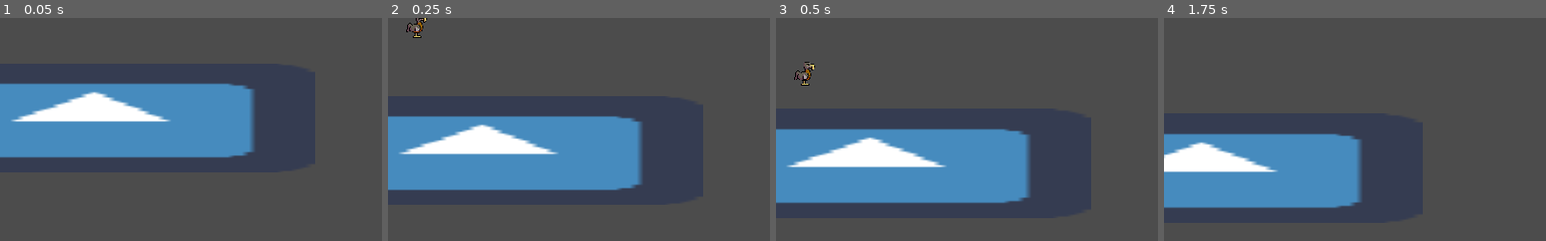
Above: before the commit, frames 1-4 (left to right).
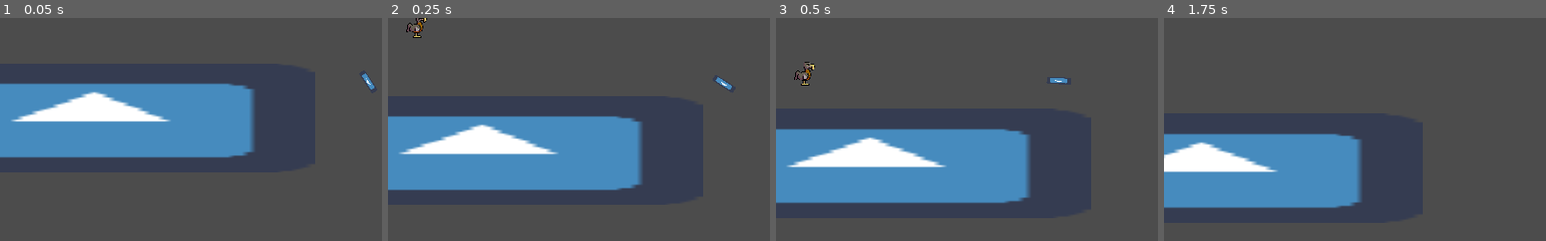
Above: after the commit, the same moments.

Repository: Struckdown/GDQ2021
Game: Godot game, scene res://MainLevel.tscn
Same seed, same stepped clock (60 frames per second), same inputs: the game is played once before the commit and once after it. The engine's default icon, where the game draws it, is replaced by a stand-in: a white triangle on a blue panel in a dark square.
Inputs:
- Up to frame 1 (0.05 s): no input
- Up to frame 2 (0.25 s): no input
- Up to frame 3 (0.5 s): no input
- Up to frame 4 (1.75 s): hold D (right) from 0.53 s (still down); tap Shift (dash) at 0.6, 1.35 s; tap Space (jump) at 0.77, 1.52 s
The pictures show only the part of the screen within x 6-56%, y 30-80%; the shares and areas given below are measured in that part.

The runs differ from the first frame. In frame 1, 0.1% of the frame differs, in the area x 94-98%, y 24-33%; in frame 2, 0.1%, in the area x 85-90%, y 26-33%; in frame 3, 0.1%; in frame 4, nothing differs.

Commit message:
Added basic missile logic

Diff:
--- a/Dodo/Dodo.gd
+++ b/Dodo/Dodo.gd
@@ -72,3 +72,6 @@
 func _unhandled_input(event):
 	if event.is_action_pressed("jump") and is_on_floor():
 		velocity[1] -= 9
+
+func takeDamage():
+	print("Dodo was hit!")
--- a/Dodo/Dodo.tscn
+++ b/Dodo/Dodo.tscn
@@ -99,13 +99,16 @@
 "values": [ 0, 1, 2, 3 ]
 }
 
-[node name="Dodo" type="KinematicBody2D"]
+[node name="Dodo" type="KinematicBody2D" groups=[
+"canBeHitByMissiles",
+"missileTrackable",
+]]
 script = ExtResource( 2 )
 
 [node name="Sprite" type="Sprite" parent="."]
 texture = ExtResource( 3 )
 hframes = 4
-frame = 1
+frame = 3
 
 [node name="CollisionShape2D" type="CollisionShape2D" parent="."]
 shape = SubResource( 1 )
--- a/MainLevel.tscn
+++ b/MainLevel.tscn
@@ -2,7 +2,7 @@
 
 [ext_resource path="res://Dodo/Dodo.tscn" type="PackedScene" id=1]
 [ext_resource path="res://icon.png" type="Texture" id=2]
-[ext_resource path="res://pauseMenu.tscn" type="PackedScene" id=3]
+[ext_resource path="res://Projectiles/Missile.tscn" type="PackedScene" id=3]
 
 [sub_resource type="RectangleShape2D" id=1]
 extents = Vector2( 300.921, 71.2753 )
@@ -32,7 +32,7 @@
 scale = Vector2( 9.41375, 2.29783 )
 texture = ExtResource( 2 )
 
-[node name="Pause" type="CanvasLayer" parent="."]
-
-[node name="Pause Menu" parent="Pause" instance=ExtResource( 3 )]
-visible = false
+[node name="Missile" parent="." instance=ExtResource( 3 )]
+position = Vector2( 462.448, 148.492 )
+rotation = -2.04502
+turnRate = 2.0
--- /dev/null
+++ b/Projectiles/Missile.gd
@@ -0,0 +1,38 @@
+extends Node2D
+
+export(float) var speed = 300
+export(float) var turnRate = 3
+var target
+
+
+# Called when the node enters the scene tree for the first time.
+func _ready():
+	target = get_tree().get_nodes_in_group("missileTrackable")[0]
+
+
+# Called every frame. 'delta' is the elapsed time since the previous frame.
+func _process(delta):
+	move(delta)
+
+
+func move(delta):
+	var desiredRotation = rotation_degrees
+	if target:
+		desiredRotation = rad2deg(get_angle_to(target.global_position))
+	rotation_degrees += sign(desiredRotation) * min(abs(desiredRotation), turnRate)
+
+	var velocity = Vector2(1,0).rotated(rotation)
+	position += velocity*delta*speed
+
+
+func _on_Area2D_body_entered(body):
+	if body.is_in_group("canBeHitByMissiles"):
+		body.takeDamage()
+		explode()
+
+
+func _on_Lifetime_timeout():
+	explode()
+
+func explode():
+	queue_free()	# placeholder till we have explosions
--- /dev/null
+++ b/Projectiles/Missile.tscn
@@ -0,0 +1,25 @@
+[gd_scene load_steps=4 format=2]
+
+[ext_resource path="res://icon.png" type="Texture" id=1]
+[ext_resource path="res://Projectiles/Missile.gd" type="Script" id=2]
+
+[sub_resource type="RectangleShape2D" id=1]
+extents = Vector2( 16.1805, 4.66387 )
+
+[node name="Missile" type="Node2D"]
+script = ExtResource( 2 )
+
+[node name="icon" type="Sprite" parent="."]
+scale = Vector2( 0.511289, 0.146757 )
+texture = ExtResource( 1 )
+
+[node name="Area2D" type="Area2D" parent="."]
+
+[node name="CollisionShape2D" type="CollisionShape2D" parent="Area2D"]
+shape = SubResource( 1 )
+
+[node name="Lifetime" type="Timer" parent="."]
+wait_time = 10.0
+
+[connection signal="body_entered" from="Area2D" to="." method="_on_Area2D_body_entered"]
+[connection signal="timeout" from="Lifetime" to="." method="_on_Lifetime_timeout"]
Not shown: 2 places in pauseMenu.tscn that only renumber resources
